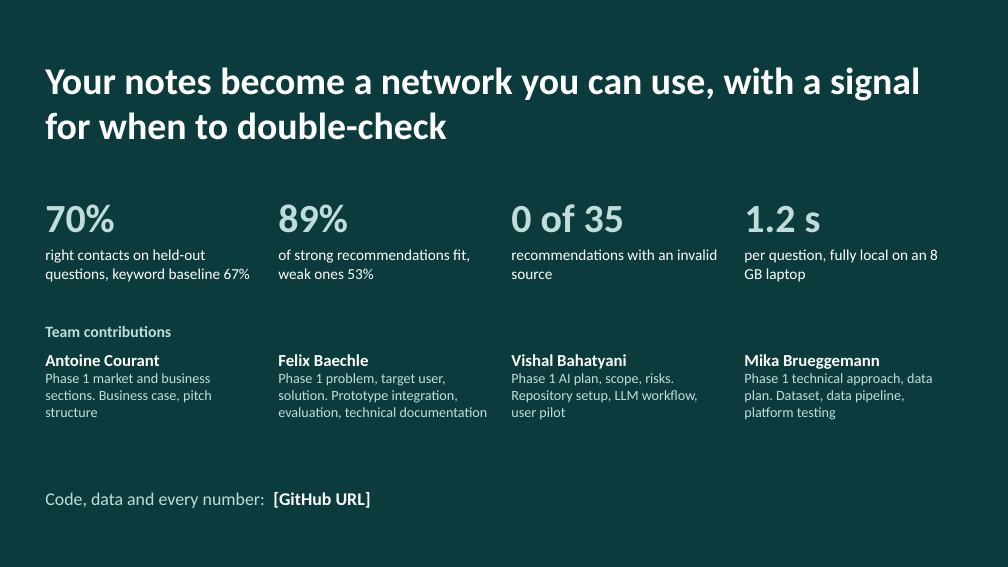
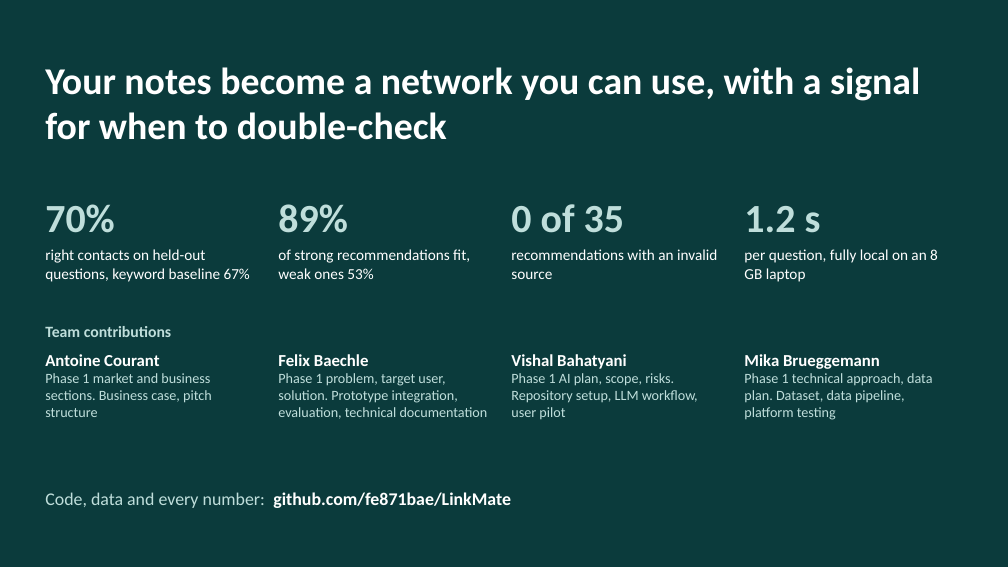
Before and after one commit to fe871bae/LinkMate, a slide deck: slide 18 of docs/phase3/slides/LinkMate_Pitch_Slides.pptx. Drawn at 1008x567 pixels with LibreOffice and Linux fonts; fonts in the diff are those of the drawing. Boxes give left, top, right and bottom in pixels: in the first picture for what was removed or moved away, otherwise in the second. Text is boxed around its words. In the diff, an @@ line names an element or a change of style, - is before the commit and + after.

```diff
--- a/docs/phase3/slides/LinkMate_Pitch_Slides.pptx
+++ b/docs/phase3/slides/LinkMate_Pitch_Slides.pptx
@@ text at (45, 492, 511, 508): text changed; text colour #BFDEDB to #FFFFFF; bold on @@
-Code, data and every number: [GitHub URL]
+Code, data and every number: github.com/fe871bae/LinkMate
```
Also in this commit, not shown: 3 other slides changed, 6 other files.
